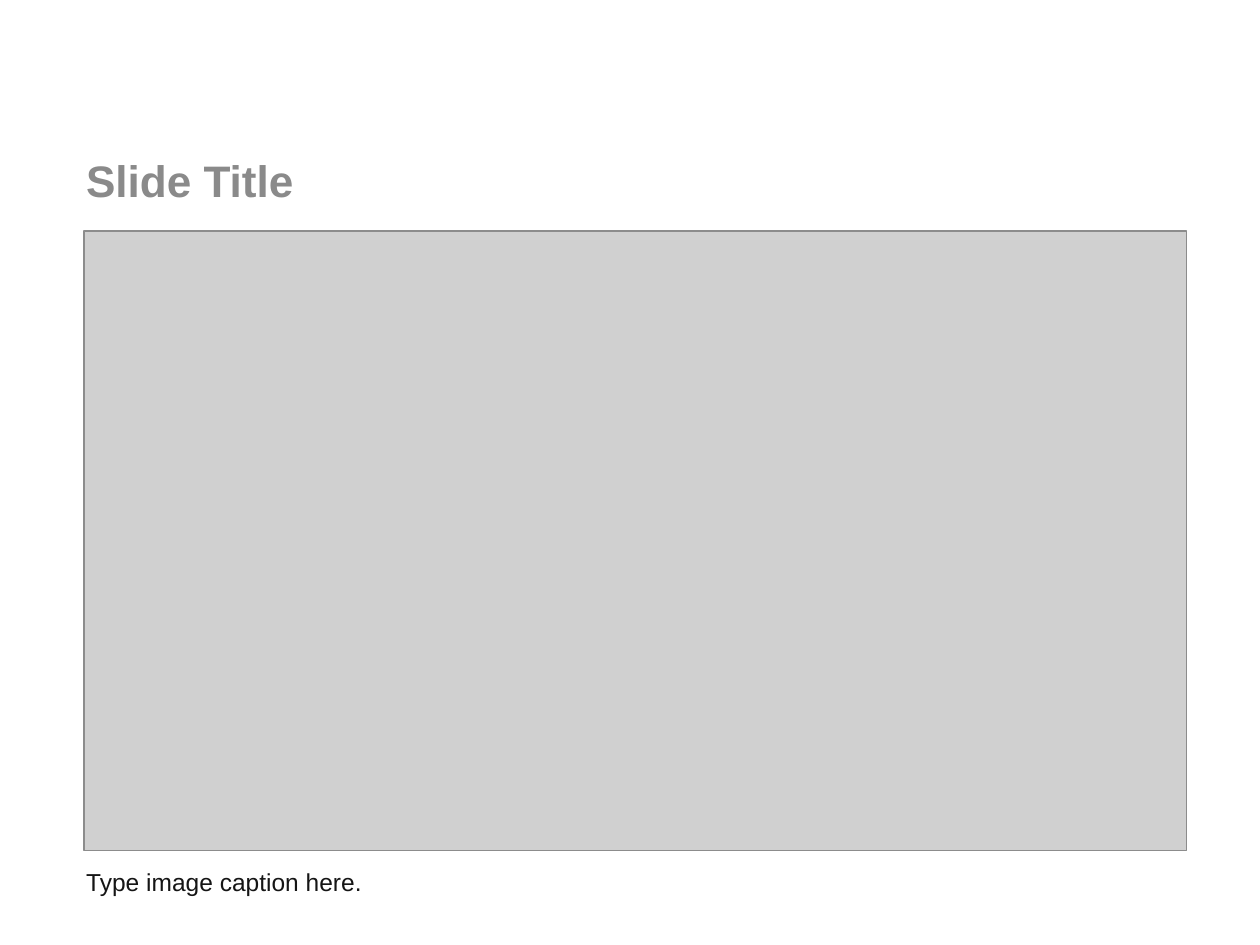
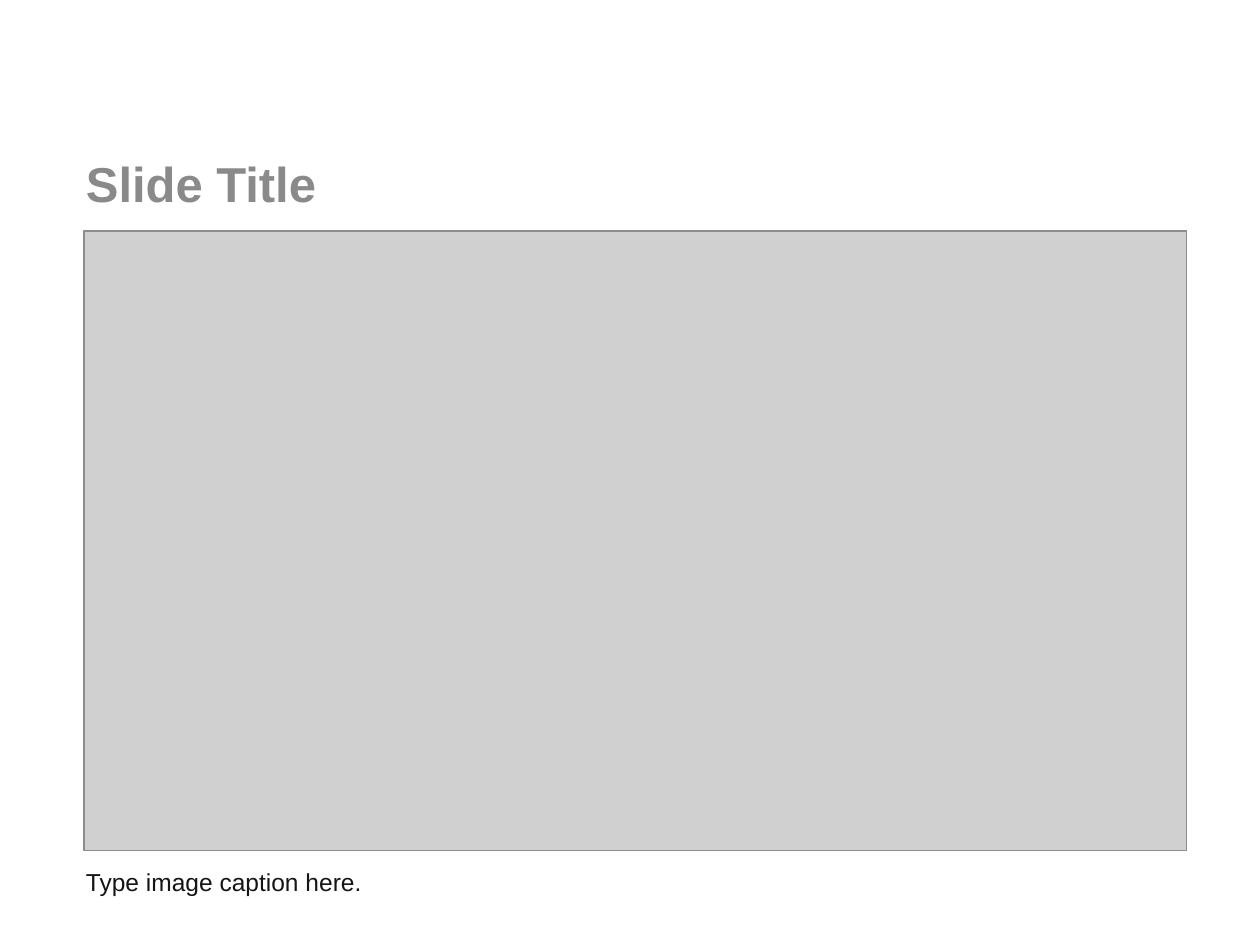
Before and after one commit to efwoods/pptx2py, a slide deck: slide 8 of template_sample.pptx. Drawn at 1260x945 pixels with LibreOffice and Linux fonts; fonts in the diff are those of the drawing; grey boxes stand for pictures; background and template pictures are left out. Boxes give left, top, right and bottom in pixels: in the first picture for what was removed or moved away, otherwise in the second. Text is boxed around its words. In the diff, an @@ line names an element or a change of style, - is before the commit and + after.

```diff
--- a/template_sample.pptx
+++ b/template_sample.pptx
@@ text "Slide Title" at <box>86,166,316,203</box>: size 25.2 to 28 pt @@
```
Also in this commit, not shown: 5 other slides changed, 4 other files.
